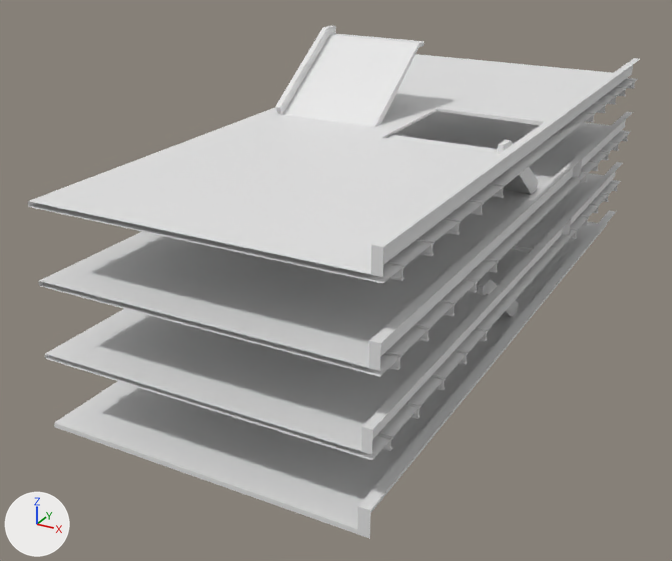
One commit to the FBX model GGJ2019/Assets/Models/CarPark.FBX: the scene before it, then after it.
One viewpoint serves both versions: a camera (50 mm lens) standing at (-3.13, -10.67, 5.54) and looking at (-8.53, -0.85, 0.63). Lighting does not change. The marker at lower left points along +X, +Y and +Z. Where no turn or scale is listed for an object, it has been applied to the vertices.

Names of what the first picture shows: 'CarPark2'.
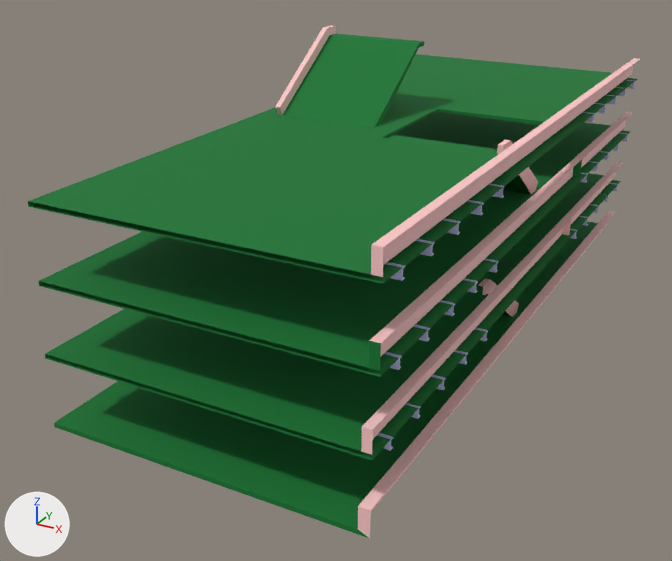
The change, as a list of edits to the scene's bpy script:
```text
Add mat_03___default_002:
    mat_03___default_002 = principled_material('03 - Default.002')
    mat_03___default_002.base_color = (0.588, 0.588, 0.894)  # blue #cacaf3
    mat_03___default_002.roughness = 0.859
Add mat_02___default_001:
    mat_02___default_001 = principled_material('02 - Default.001')
    mat_02___default_001.base_color = (1.0, 0.588, 0.588)  # pink #ffcaca
    mat_02___default_001.roughness = 0.859
Add mat_01___default:
    mat_01___default = principled_material('01 - Default')
    mat_01___default.base_color = (0.0, 0.176, 0.0275)  # dark green #00742e
    mat_01___default.roughness = 0.859
Add mat_02___default:
    mat_02___default = principled_material('02 - Default')
    mat_02___default.base_color = (1.0, 0.588, 0.588)  # pink #ffcaca
    mat_02___default.roughness = 0.859
Add mat_03___default:
    mat_03___default = principled_material('03 - Default')
    mat_03___default.base_color = (0.588, 0.588, 0.894)  # blue #cacaf3
    mat_03___default.roughness = 0.859
Change me_mesh:
    where me_mesh.from_pydata(...)  # 1155 vertices, 2136 faces; spans x -1.92..1.99, y -0.83..8.3, z 0.0..3.55
    used by ob_carpark2; location = (-8.06, -3.73, 0.0)
    me_mesh part 1: 548 of the faces centred in x -1.92..1.95, y -0.83..8.24, z 0.02..3.45 switch from no material to mat_01___default (dark green #00752e)
    me_mesh part 2: 190 of the faces centred in x 1.5..1.96, y -0.83..8.09, z 0.09..2.85 switch from no material to mat_02___default (pink #ffcaca)
    me_mesh part 3: 38 of the faces centred in x -1.69..-1.55, y 3.17..4.83, z 0.94..3.55 switch from no material to mat_02___default (pink #ffcaca)
    me_mesh part 4: 626 of the faces centred in x -1.92..1.99, y -0.46..2.04, z 0.73..2.54 switch from no material to mat_03___default_002 (blue #cacaf3)
    me_mesh part 5: 622 of the faces centred in x -1.92..1.99, y 5.63..8.13, z 0.73..2.54 switch from no material to mat_03___default_002 (blue #cacaf3)
    add me_mesh.materials.append(mat_03___default)  # blue #cacaf3
    add me_mesh.materials.append(mat_02___default_001)  # pink #ffcaca
```

Where the change shows, as pixel boxes [x1, y1, x2, y2] in the pictures (672 x 561 px):
part 1 of me_mesh, recoloured (white to green)
    both: [28, 34, 637, 539]
part 2 of me_mesh, recoloured
    both: [358, 58, 640, 538]
part 3 of me_mesh, recoloured
    both: [275, 25, 336, 114]
part 4 of me_mesh, recoloured (grey to blue)
    both: [377, 184, 505, 451]
part 5 of me_mesh, recoloured (grey to blue)
    both: [570, 80, 636, 239]
